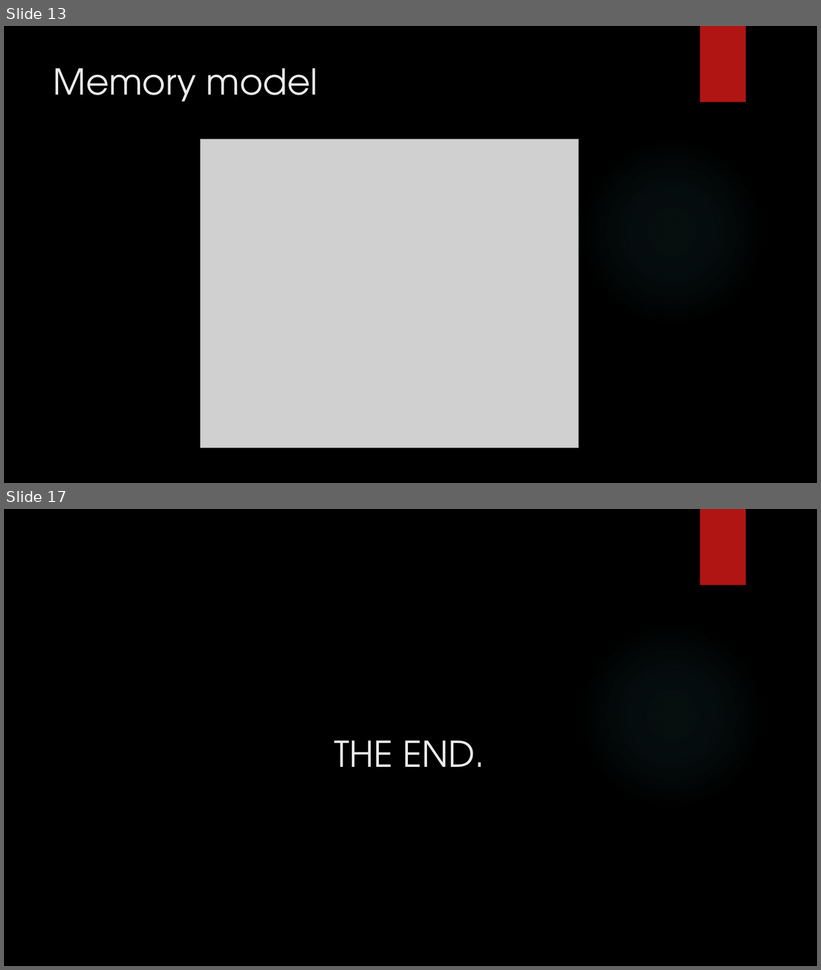
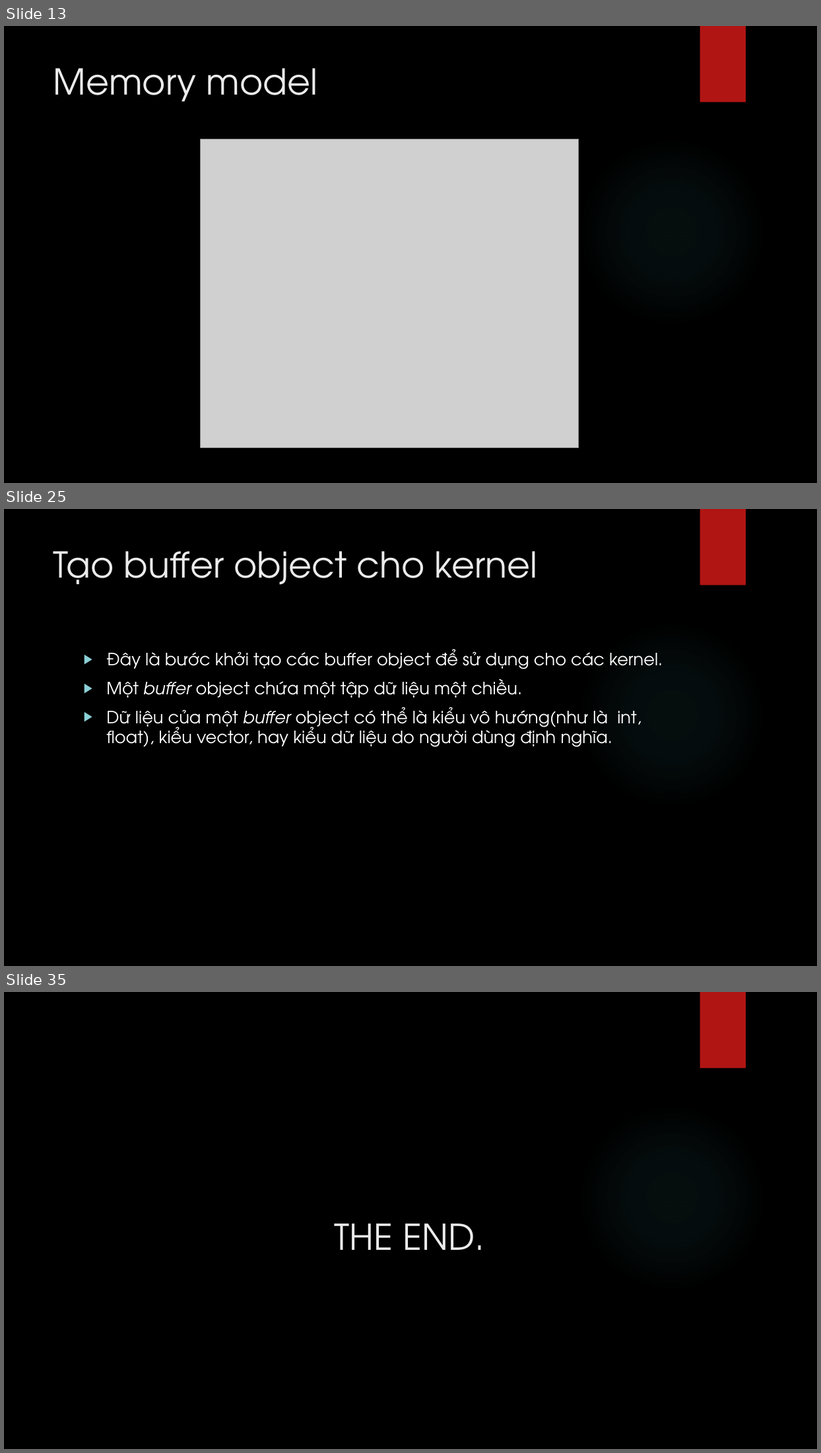
Before and after one commit to hailc91/Xlss, a slide deck: Project/bao cao/OpenCL.pptx. Shown one above the other, each under a label of ours: slides 13 and 17 before the commit, slides 13, 25 and 35 after it; the slides between them are not shown. The pictures are 821x970 and 821x1453 pixels, drawn with LibreOffice and Linux fonts; fonts in the diff are those of the drawing; grey boxes stand for pictures; background and template pictures are left out. Boxes give left, top, right and bottom in pixels: in the first picture for what was removed or moved away, otherwise in the second. Text is boxed around its words. In the diff, an @@ line names an element or a change of style, - is before the commit and + after.

```diff
--- a/Project/bao cao/OpenCL.pptx
+++ b/Project/bao cao/OpenCL.pptx
@@ slide 25 added at (4, 509, 817, 966), background picture (left out); not listed: 2 template elements that a slide beside it also shows @@
@@ title added at (54, 551, 537, 585), 42 pt, text #EBEBEB @@
+Tạo buffer object cho kernel
@@ text added at (106, 649, 663, 747), 20 pt, text #FFFFFF @@
+▶ Đây là bước khởi tạo các buffer object để sử dụng cho các kernel.
+▶ Một buffer object chứa một tập dữ liệu một chiều.
+▶ Dữ liệu của một buffer object có thể là kiểu vô hướng(như là int, float), kiểu vector, hay kiểu dữ liệu do người dùng định nghĩa.
@@ what was slide 17 is now slide 35 @@
```
Also in this commit, not shown: 4 slides changed, 17 other slides added.
